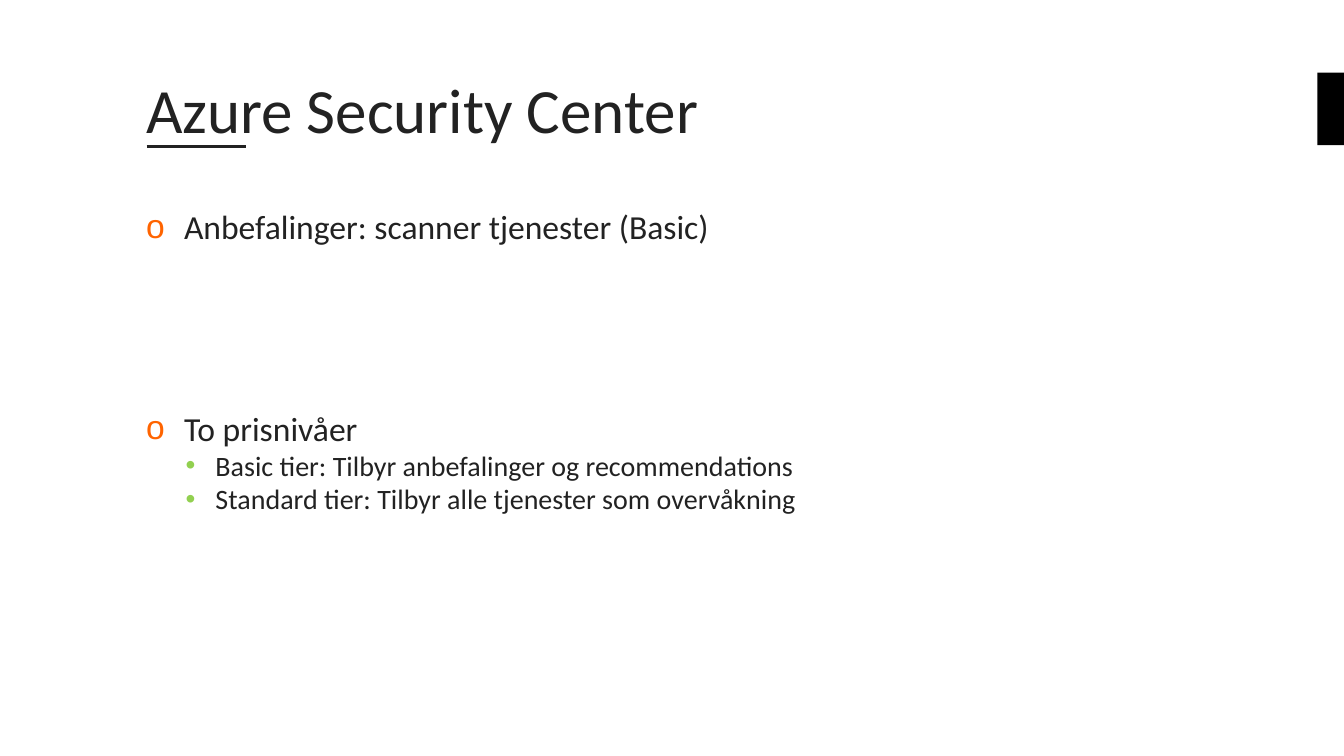
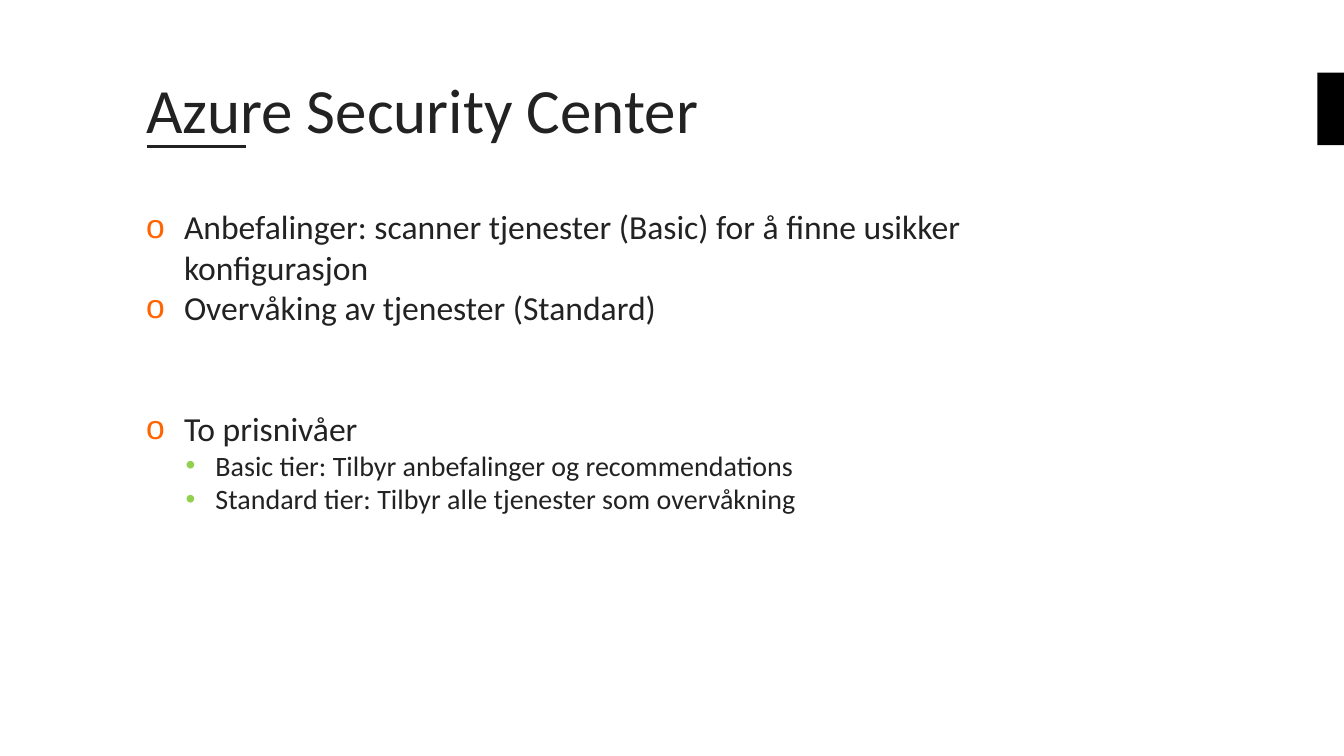
Before and after one commit to bouvet/azure-workshops, a slide deck: slide 9 of Workshop_3/Presentasjon/Azureskolen-Workshop#3.pptx. Drawn at 1344x756 pixels with LibreOffice and Linux fonts; fonts in the diff are those of the drawing; background and template pictures are left out. Boxes give left, top, right and bottom in pixels: in the first picture for what was removed or moved away, otherwise in the second. Text is boxed around its words. In the diff, an @@ line names an element or a change of style, - is before the commit and + after.

```diff
--- a/Workshop_3/Presentasjon/Azureskolen-Workshop#3.pptx
+++ b/Workshop_3/Presentasjon/Azureskolen-Workshop#3.pptx
@@ text at (x1=184, y1=214, x2=960, y2=326): text changed @@
-o Anbefalinger: scanner tjenester (Basic)
+o Anbefalinger: scanner tjenester (Basic) for å finne usikker konfigurasjon
+o Overvåking av tjenester (Standard)
```
Also in this commit, not shown: 6 other slides changed, 1 slide removed.
